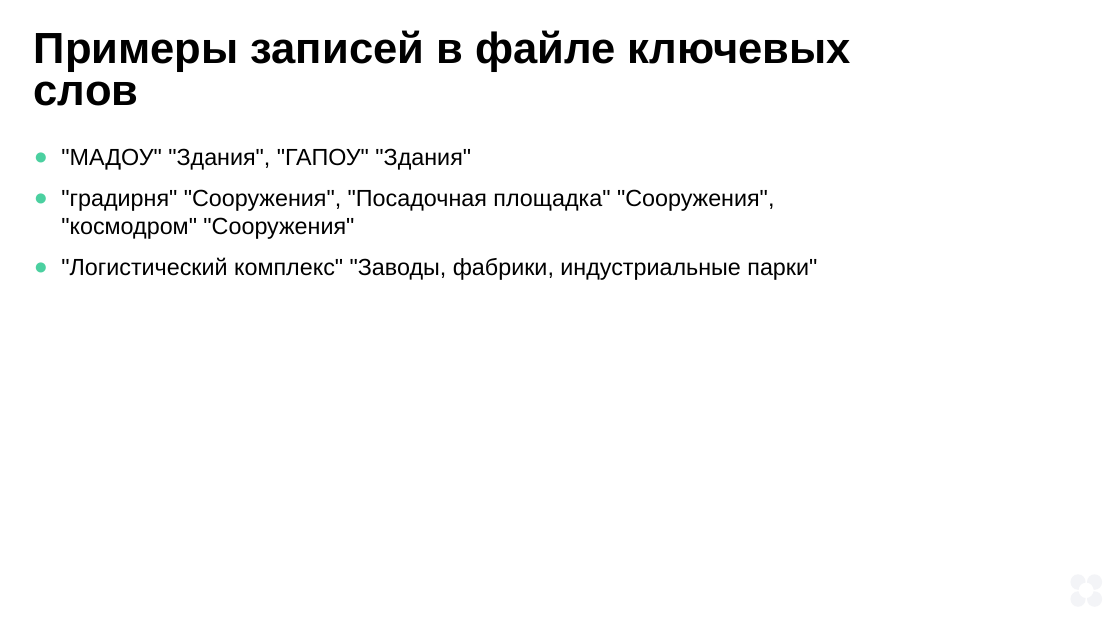
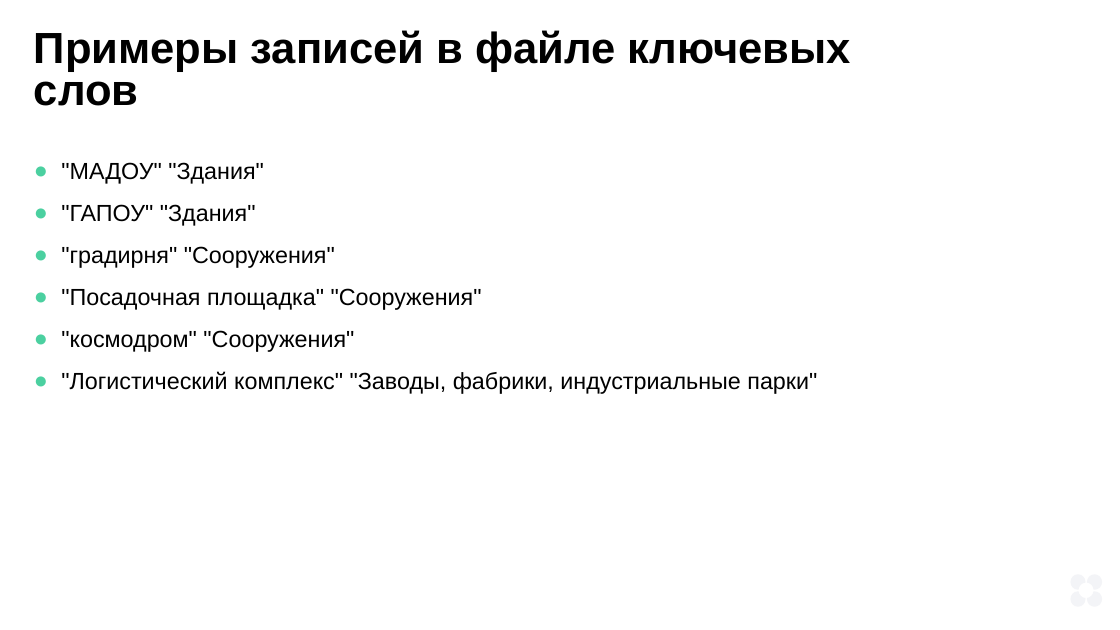
Before and after one commit to tyan/ML_learn, a slide deck: slide 20 of Diploma/presentation.pptx (slide 11 before the commit). Drawn at 1120x630 pixels with LibreOffice and Linux fonts; fonts in the diff are those of the drawing. Boxes give left, top, right and bottom in pixels: in the first picture for what was removed or moved away, otherwise in the second. Text is boxed around its words. In the diff, an @@ line names an element or a change of style, - is before the commit and + after.

```diff
--- a/Diploma/presentation.pptx
+++ b/Diploma/presentation.pptx
@@ text at bbox=[61, 162, 482, 352]: text changed @@
-● "МАДОУ" "Здания", "ГАПОУ" "Здания"
-● "градирня" "Сооружения", "Посадочная площадка" "Сооружения", "космодром" "Сооружения"
+● "МАДОУ" "Здания"
+● "ГАПОУ" "Здания"
+● "градирня" "Сооружения"
+● "Посадочная площадка" "Сооружения"
+● "космодром" "Сооружения"
@@ text at bbox=[61, 371, 817, 394]: line spacing 1 to 1.5 @@
```
Also in this commit, not shown: 20 other slides changed, 10 slides added, 1 other file.
